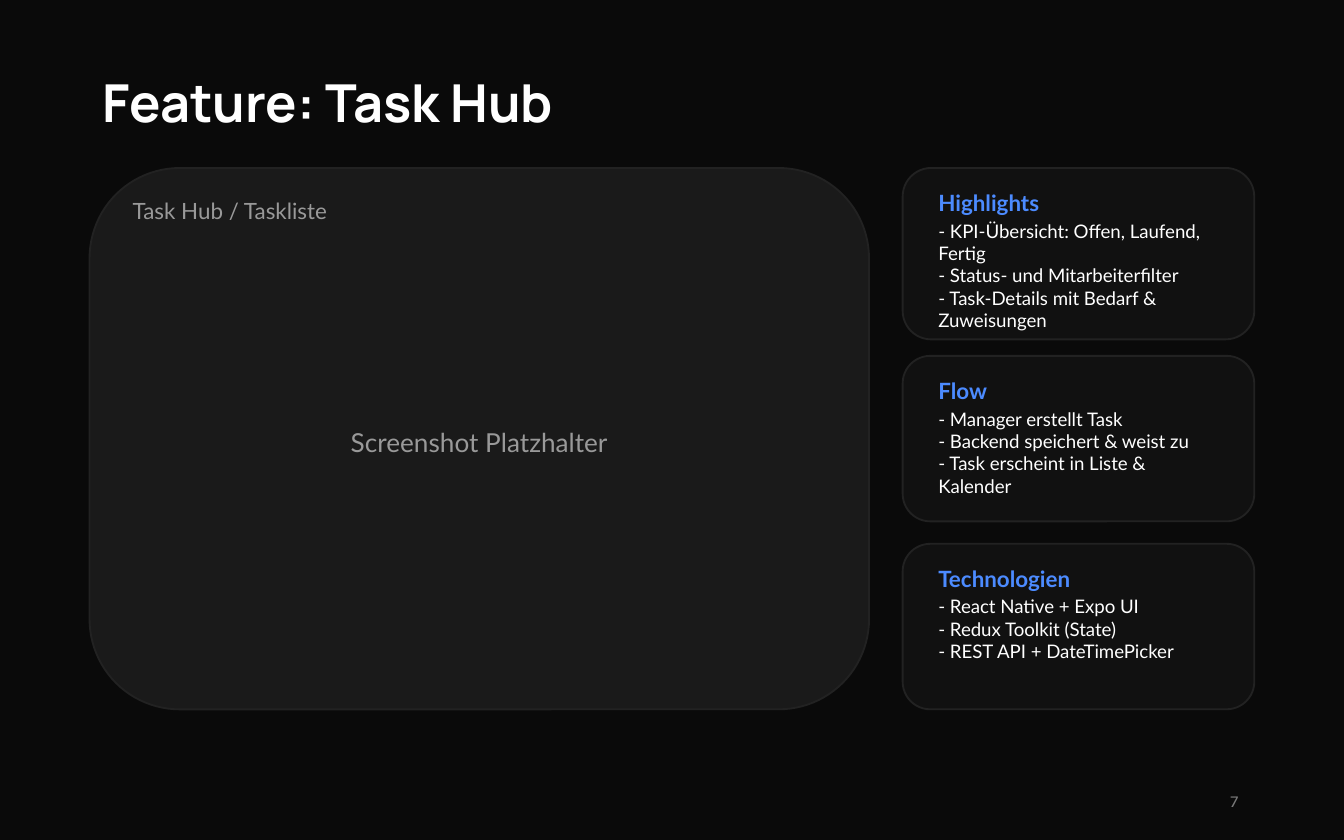
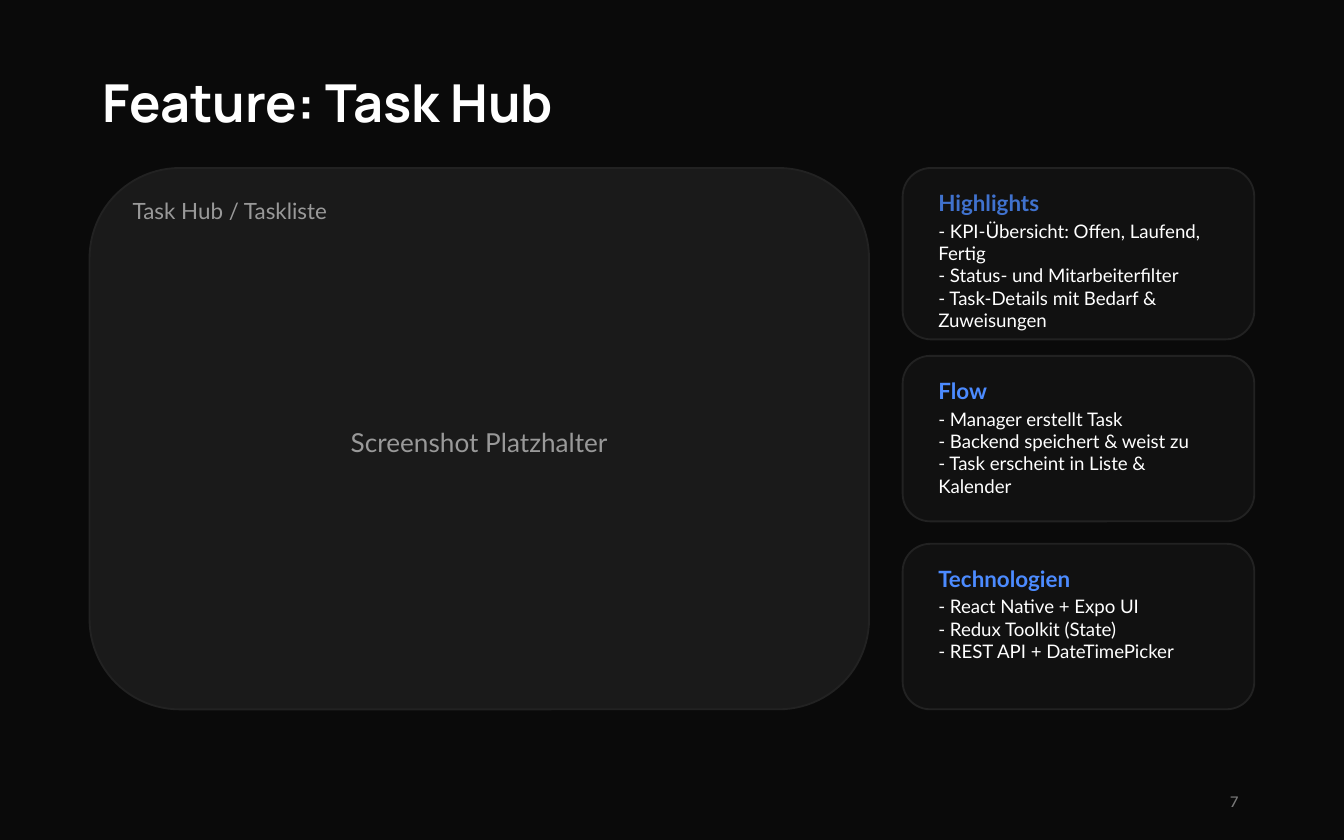
Before and after one commit to Moe-Hammad/ManagementApp, a slide deck: slide 7 of frontend/Mage.pptx. Drawn at 1344x840 pixels with LibreOffice and Linux fonts; fonts in the diff are those of the drawing. Boxes give left, top, right and bottom in pixels: in the first picture for what was removed or moved away, otherwise in the second. Text is boxed around its words. In the diff, an @@ line names an element or a change of style, - is before the commit and + after.

```diff
--- a/frontend/Mage.pptx
+++ b/frontend/Mage.pptx
@@ text "Highlights" at box(938, 194, 1039, 215): text colour #4C8BFF to #4072CE @@
```
Also in this commit, not shown: 3 other slides changed, 7 other files.
